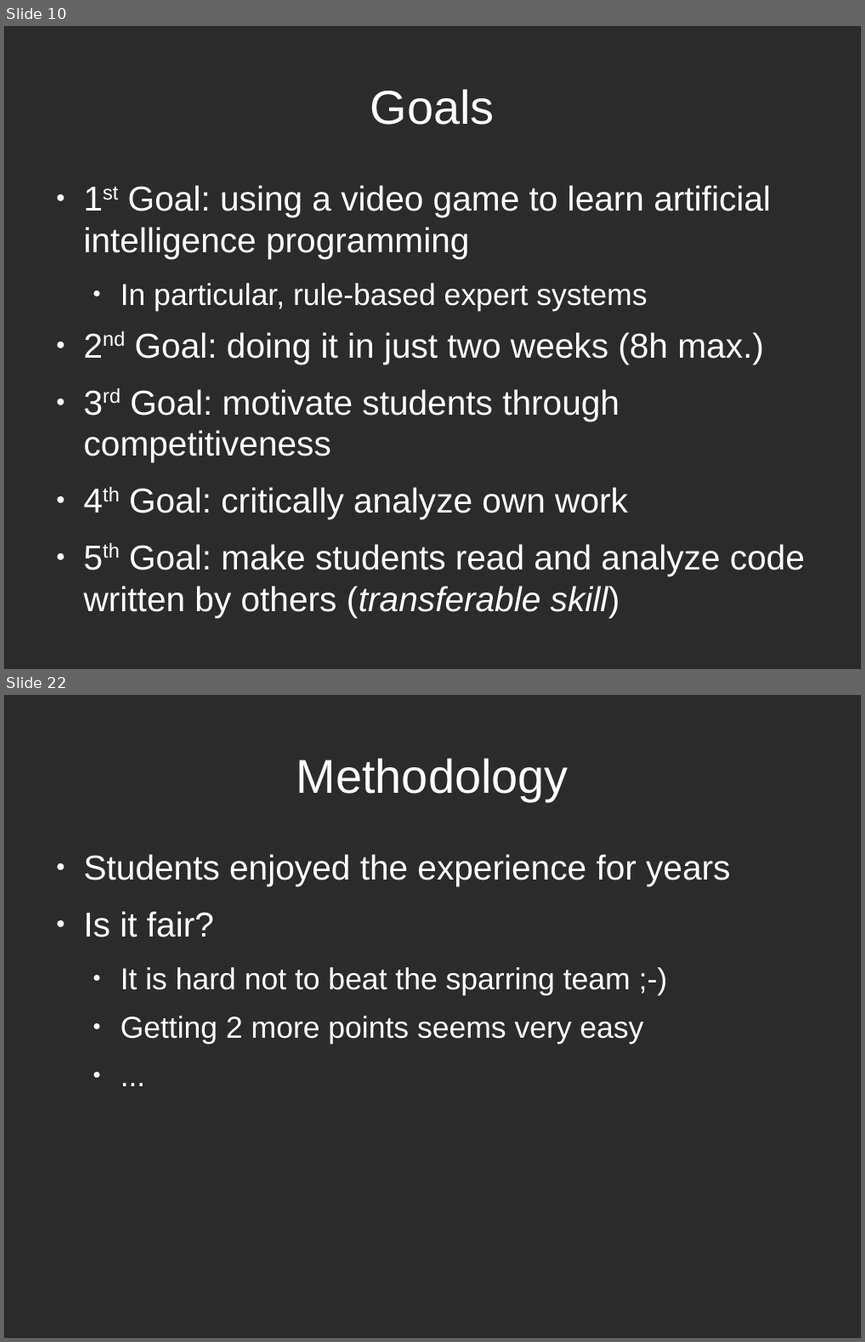
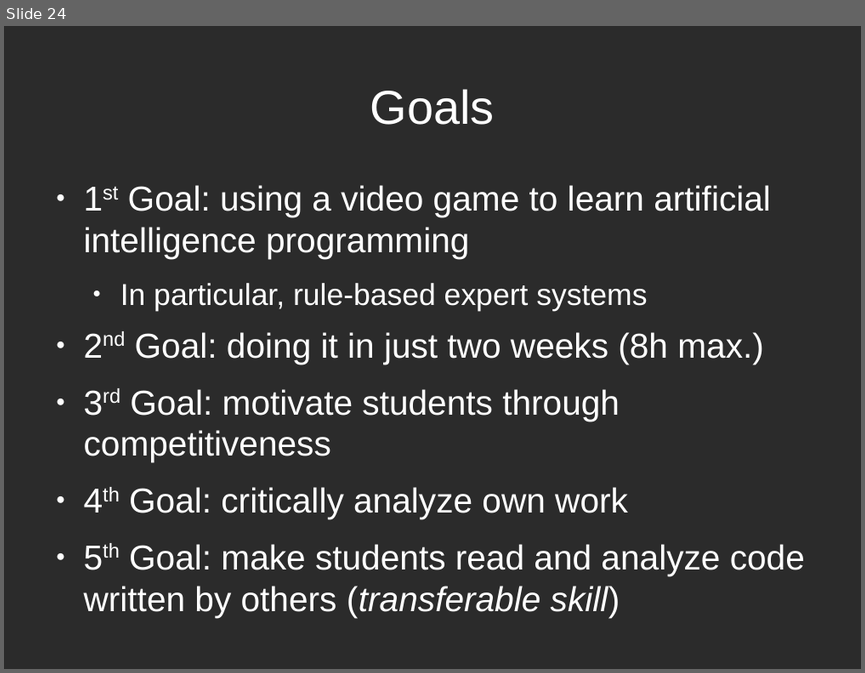
Before and after one commit to rompehielos013013013/gsiege, a slide deck: presentacion/Brunel2014/assessingCompetitions.odp. Shown one above the other, each under a label of ours: slides 10 and 22 before the commit, slide 24 after it; the slides between them are not shown. The pictures are 865x1342 and 865x673 pixels, drawn with LibreOffice and Linux fonts; fonts in the diff are those of the drawing; background and template pictures are left out; a plain dark background stands for a picture behind light text. Boxes give left, top, right and bottom in pixels: in the first picture for what was removed or moved away, otherwise in the second. Text is boxed around its words. In the diff, an @@ line names an element or a change of style, - is before the commit and + after.

```diff
--- a/presentacion/Brunel2014/assessingCompetitions.odp
+++ b/presentacion/Brunel2014/assessingCompetitions.odp
@@ slide 22 removed at (x1=4, y1=695, x2=861, y2=1338), background picture (left out) @@
@@ title removed at (x1=296, y1=758, x2=568, y2=801) @@
-Methodology
@@ text removed at (x1=84, y1=854, x2=730, y2=1043) @@
-● Students enjoyed the experience for years
-● Is it fair?
-  ● It is hard not to beat the sparring team ;-)
-  ● Getting 2 more points seems very easy
-  ● ...
@@ what was slide 10 is now slide 24 @@
```
Also in this commit, not shown: 12 slides changed, 2 slides added, 5 other slides removed.
